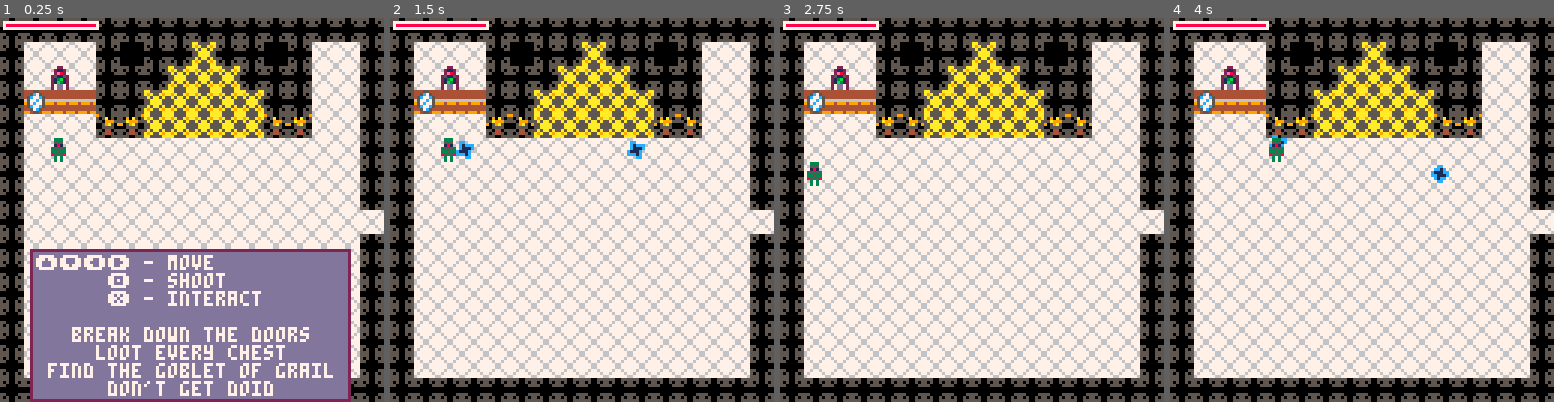
Above: before the commit, frames 1-4 (left to right).
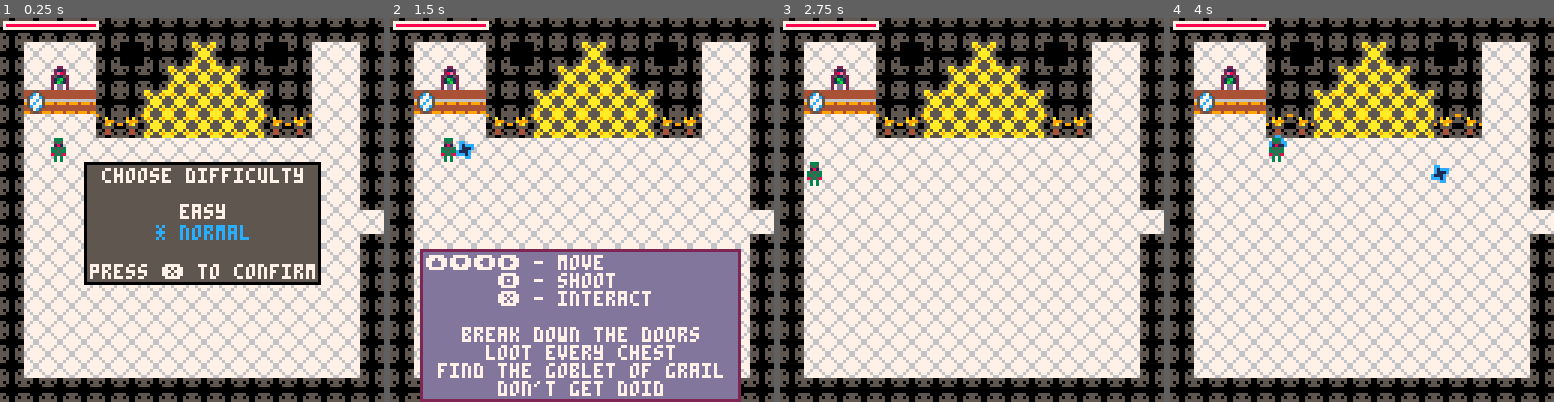
Above: after the commit, the same moments.

Repository: rledford/pico-door
Game: PICO-8 cartridge door.p8
Same seed, same stepped clock (60 frames per second), same inputs: the game is played once before the commit and once after it.
Inputs:
- Up to frame 1 (0.25 s): no input
- Up to frame 2 (1.5 s): tap O (Z key) at 0.33, 0.7, 1.43 s; tap X (X key) at 1.07 s
- Up to frame 3 (2.75 s): hold Left 1.97-2.37 s; tap X (X key) at 2.07, 2.4, 2.73 s; tap O (Z key) at 2.22 s; hold Down from 2.42 s (still down)
- Up to frame 4 (4 s): release Down at 2.82 s; hold Right 2.87-3.53 s; tap X (X key) at 3.07, 3.4, 3.73 s; tap O (Z key) at 3.1, 3.98 s; hold Up from 3.58 s (still down)

The runs differ from the first frame. In frame 1, 43% of the frame differs, in the area x 7-92%, y 37-100%; in frame 2, 30%; in frame 3, 0.2%; in frame 4, 0.3%.

Commit message:
Add difficulty-select window on game start.

Diff:
--- a/door.p8
+++ b/door.p8
@@ -225,7 +225,7 @@
 	player = init_object(player_type, 16, 40)
 	calculate_stat_totals_from_map()
 	start_room_transition(0,0)
-	update_fn = game_update
+	show_select_difficulty_window()
 	show_toast_message({
 		"⬆️⬇️⬅️➡️ - move",
 		"      🅾️ - shoot",
@@ -1324,7 +1324,6 @@
 		"  fire dist: "..tostr(flr(30/player.projectile_speed/player.projectile_lifetime*30)*8),
 		"  fire rate: "..tostr(30/player.fire_rate).."/sec",
 		"target dist: "..tostr(player.auto_target_radius),
-		" difficulty: "..tostr(difficulty), -- remove this once final diff confirmed
 	}
 	show_toast_message(info)
 	show_toast_message(get_brief_world_stat_text())
@@ -1351,6 +1350,7 @@
 	local stat_text = get_brief_world_stat_text()
 	add_each(stat_text, get_dmg_stat_text())
 	local extra_text = {
+		" difficulty: "..tostr(selected_difficulty == 1 and "easy" or "normal"),
 		"",
 		"",
 		"       ★ achievements ★        ",
@@ -2085,6 +2085,50 @@
 	end_room_transition()
 end
 
+-- difficulty --
+----------------
+
+difficulty_choices ={
+	"easy",
+	"normal",
+}
+selected_difficulty = 2
+difficulty_window = {
+	update=function()
+		if btnp(k_up) then
+			selected_difficulty = clamp(selected_difficulty - 1, 1, 2)
+		elseif btnp(k_down) then
+			selected_difficulty = clamp(selected_difficulty + 1, 1, 2)
+		elseif btnp(k_action) then
+			if selected_difficulty == 1 then
+				enemy_hp_scale = 0.35
+				enemy_dmg_scale = 0.25
+			end
+			window = nil
+			update_fn = game_update
+		end
+	end,
+	draw=function()
+		rectfill(29,48,106,88,5)
+		rect(28,48,106,88,0)
+		print("choose difficulty",34,50,7)
+		for i=1,count(difficulty_choices) do
+			local is_selected = selected_difficulty == i
+			print(
+				(is_selected and "* " or "  ")..difficulty_choices[i],
+				52,
+				62 + ((i-1) * 7),
+				is_selected and 12 or 7
+			)
+		end
+		print("press ❎ to confirm", 30,82, 7)
+	end
+}
+function show_select_difficulty_window()
+	window = difficulty_window
+	update_fn = difficulty_window.update
+end
+
 -- death --
 -----------
 
@@ -2134,7 +2178,7 @@
 -- win --
 ---------
 
-win_window_restart_timer = 100
+win_window_restart_timer = 500
 win_player_spr = nil
 win_fireworks_timer = 0
 win_window = {
@@ -2166,7 +2210,7 @@
 		spr(ARTIFACT_TILE, window_rect.right - TILE_SIZE - pad + 1, window_rect.top + pad, 1, 1)
 		spr(ARTIFACT_TILE, window_rect.left + pad + 1, window_rect.bottom - pad * 5)
 		spr(ARTIFACT_TILE + 1, window_rect.right - TILE_SIZE - pad + 1, window_rect.bottom - pad * 5 + 1, 1, 1)
-		spr(win_player_spr, window_rect.left + SCREEN_SIZE/2 - TILE_HALF_SIZE, window_rect.top + 44)
+		spr(win_player_spr, window_rect.left + SCREEN_SIZE/2 - TILE_HALF_SIZE, window_rect.top + 49)
 		for i=1,count(text_content) do
 			print(text_content[i], window_rect.left + pad, window_rect.top + ((4+2) *(i-1)) + stats_top_offset, 13)
 		end
